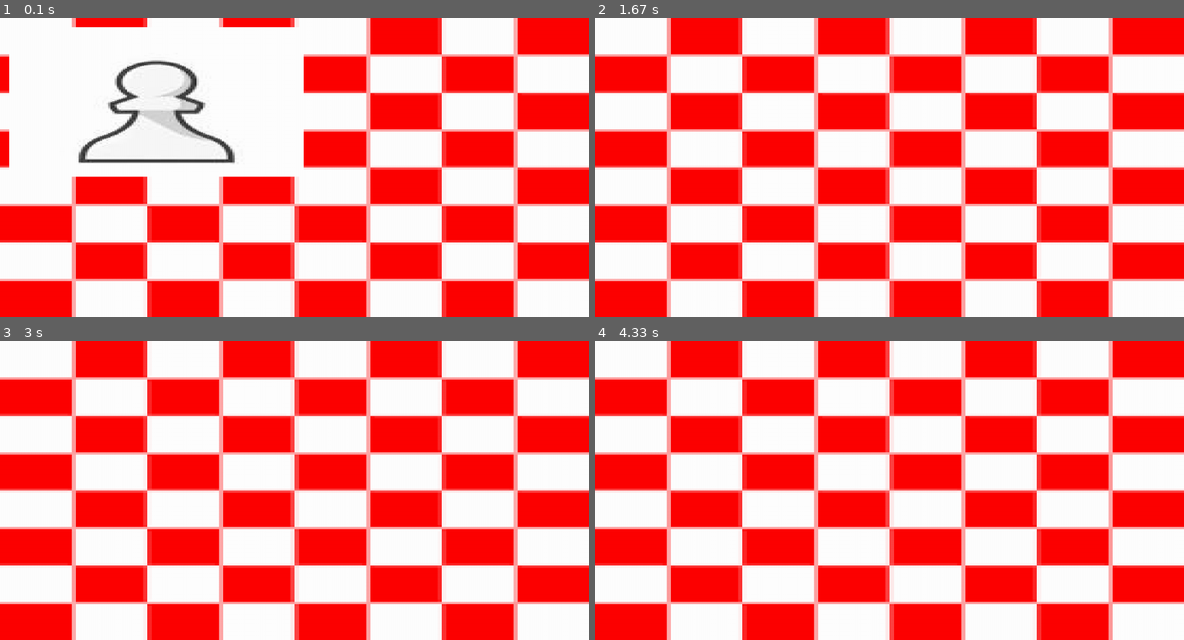
Above: before the commit, frames 1-4 (two rows, left to right).
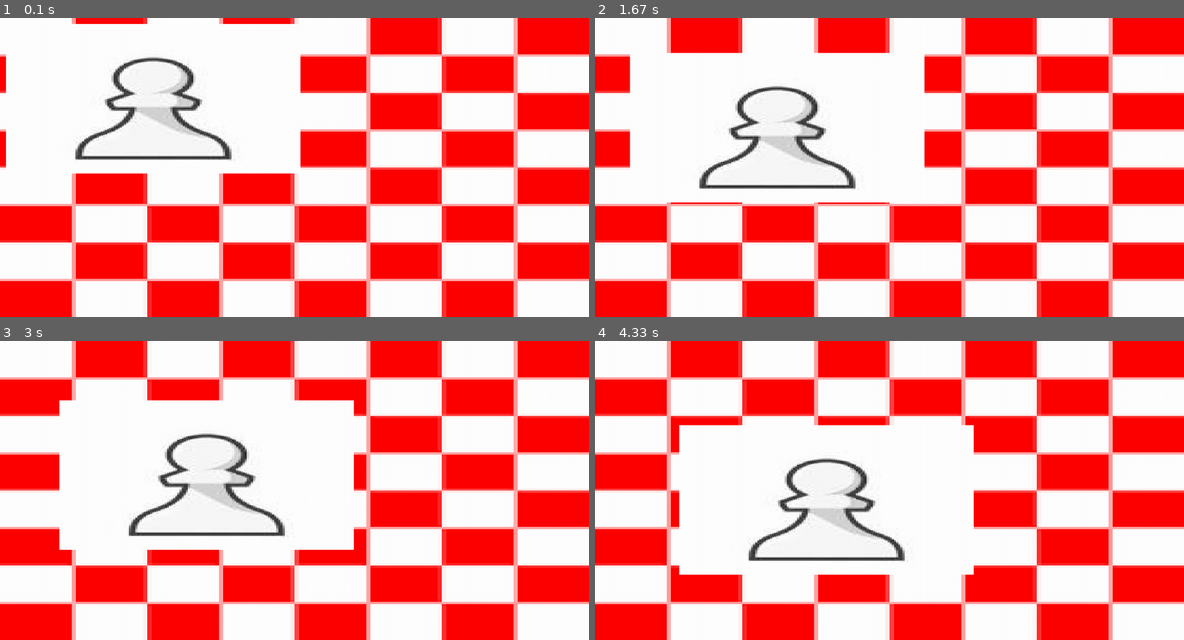
Above: after the commit, the same moments.

Repository: FizzyKing6002/App-Game-Designer-using-Pygame
Game: pygame game, started from projectEditor.py
Same seed, same stepped clock (60 frames per second), same inputs: the game is played once before the commit and once after it.
Inputs:
- Up to frame 1 (0.1 s): no input
- Up to frame 2 (1.67 s): no input
- Up to frame 3 (3 s): no input
- Up to frame 4 (4.33 s): no input

The runs differ from the first frame. In frame 1, 3.5% of the frame differs, in the area x 1-52%, y 1-54%; in frame 2, 14%; in frame 3, 15%, in the area x 10-61%, y 19-71%; in frame 4, 14%.

Commit message:
Bug Fix when Object Moving too Fast
Object now moves at the correct speed.

Diff:
--- a/ImportCode/objects.py
+++ b/ImportCode/objects.py
@@ -1,5 +1,6 @@
 import pygame
 import math
+import copy
 from ImportCode import animation
 
 def Object(*args):
@@ -69,10 +70,10 @@
                 return [False, 0, val, 0, time, anim_type, *args]
 
         def calc_attr(self, con_pos, con_size, con_rot, con_opa):
-            pos_mod = self.position_modifiers
-            size_mod = self.size_modifiers
-            rot_mod = self.rotation_modifiers
-            opa_mod = self.opacity_modifiers
+            pos_mod = copy.deepcopy(self.position_modifiers)
+            size_mod = copy.deepcopy(self.size_modifiers)
+            rot_mod = copy.deepcopy(self.rotation_modifiers)
+            opa_mod = copy.deepcopy(self.opacity_modifiers)
 
             for anim in self.animations:
                 if "move" in anim[-2]:
--- a/projectEditor.py
+++ b/projectEditor.py
@@ -67,7 +67,6 @@
                     if object_type['container']:
                         self.recursive_create_objects(
                             objects_list, object_name, f"{path}[{i-1}].objects")
-
                 break
 
     def call_objects(self, elapsed_time):
